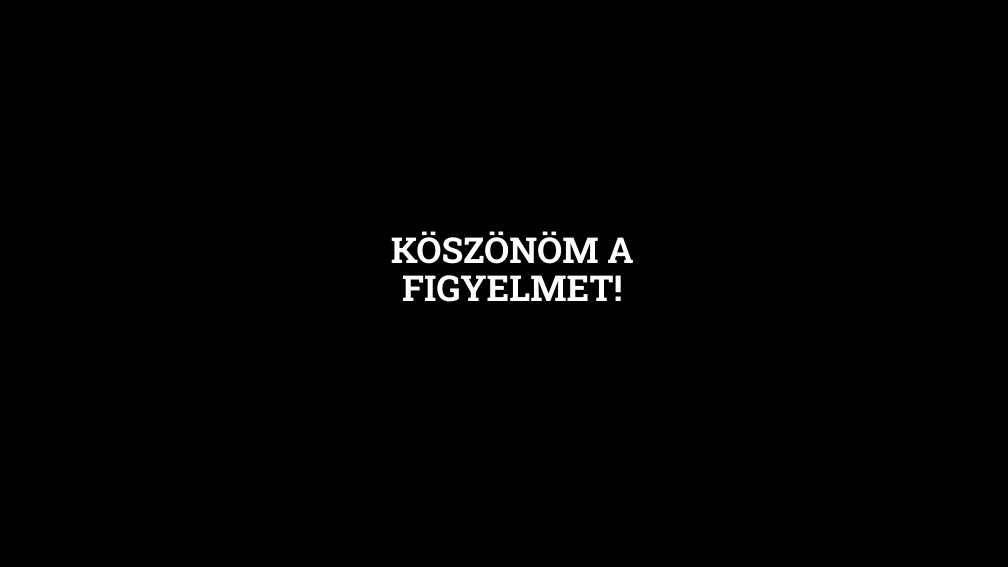
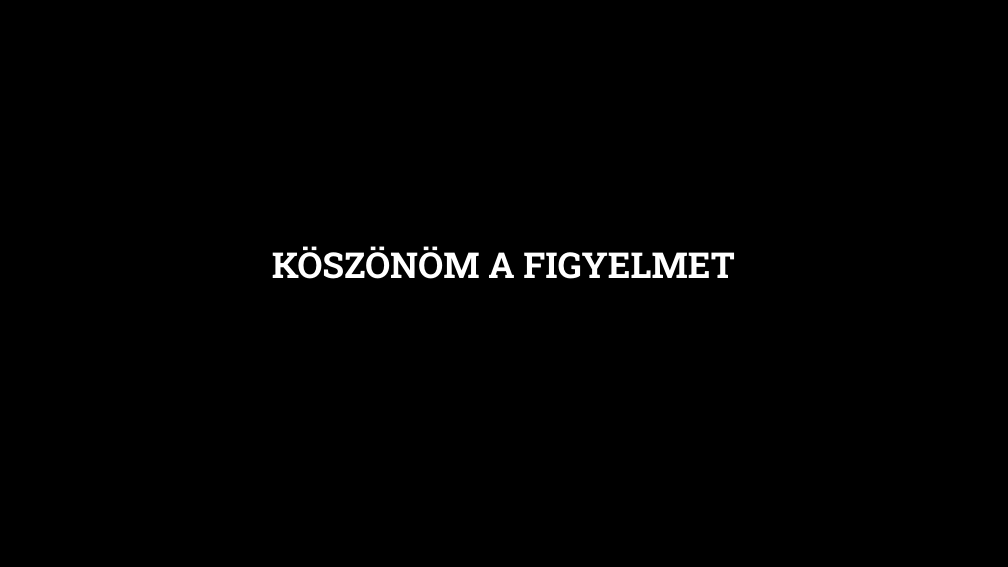
Before and after one commit to MszrsRicsi/Paprika, a slide deck: slide 9 of Processzorok.pptx (slide 2 before the commit). Drawn at 1008x567 pixels with LibreOffice and Linux fonts; fonts in the diff are those of the drawing; background and template pictures are left out. Boxes give left, top, right and bottom in pixels: in the first picture for what was removed or moved away, otherwise in the second. Text is boxed around its words. In the diff, an @@ line names an element or a change of style, - is before the commit and + after.

```diff
--- a/Processzorok.pptx
+++ b/Processzorok.pptx
@@ title at <box>272,246,734,279</box>: text changed @@
-KÖSZÖNÖM A FIGYELMET!
+KÖSZÖNÖM A FIGYELMET
```
Also in this commit, not shown: 1 other slide changed, 8 slides added.
